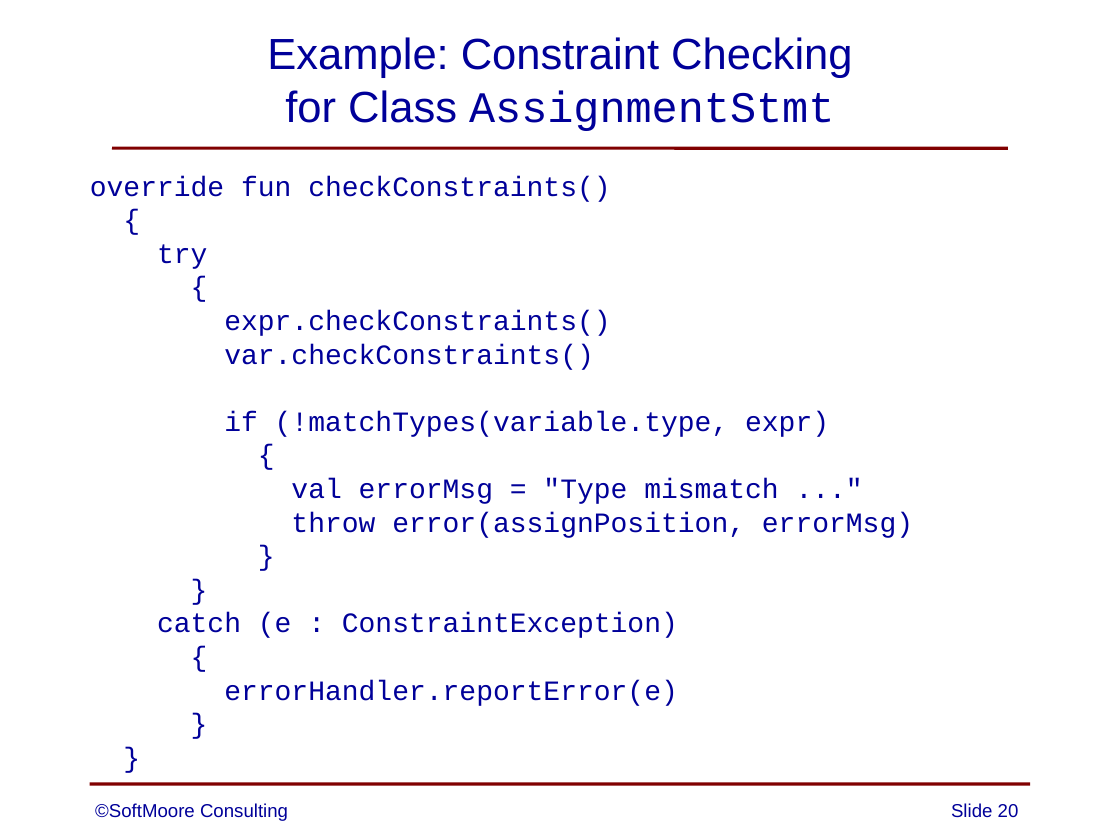
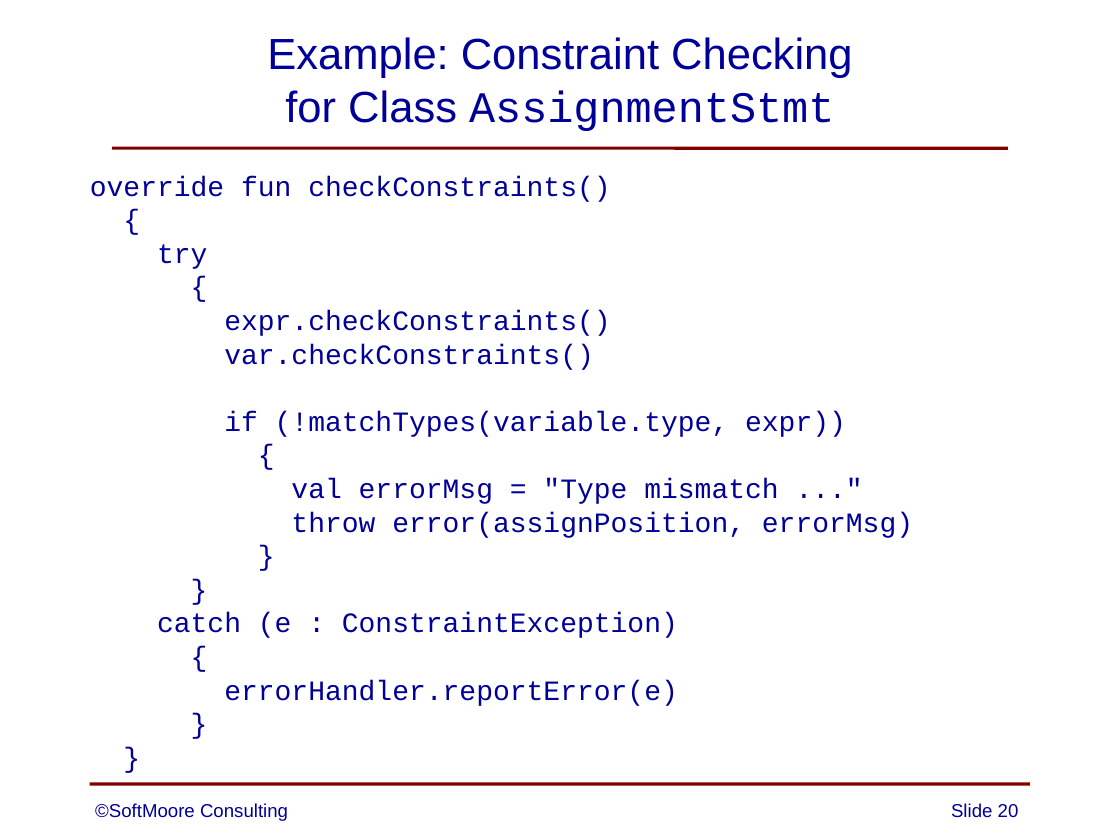
Before and after one commit to SoftMoore/CPRL-Kt-2nd, a slide deck: slide 20 of PowerPoints/09 - Constraint Analysis.pptx. Drawn at 1120x840 pixels with LibreOffice and Linux fonts; fonts in the diff are those of the drawing. Boxes give left, top, right and bottom in pixels: in the first picture for what was removed or moved away, otherwise in the second. Text is boxed around its words. In the diff, an @@ line names an element or a change of style, - is before the commit and + after.

Commit message:
added missing right paren on one slide

```diff
--- a/PowerPoints/09 - Constraint Analysis.pptx
+++ b/PowerPoints/09 - Constraint Analysis.pptx
@@ text at (224,411,846,437): text changed @@
-if (!matchTypes(variable.type, expr)
+if (!matchTypes(variable.type, expr))
```
